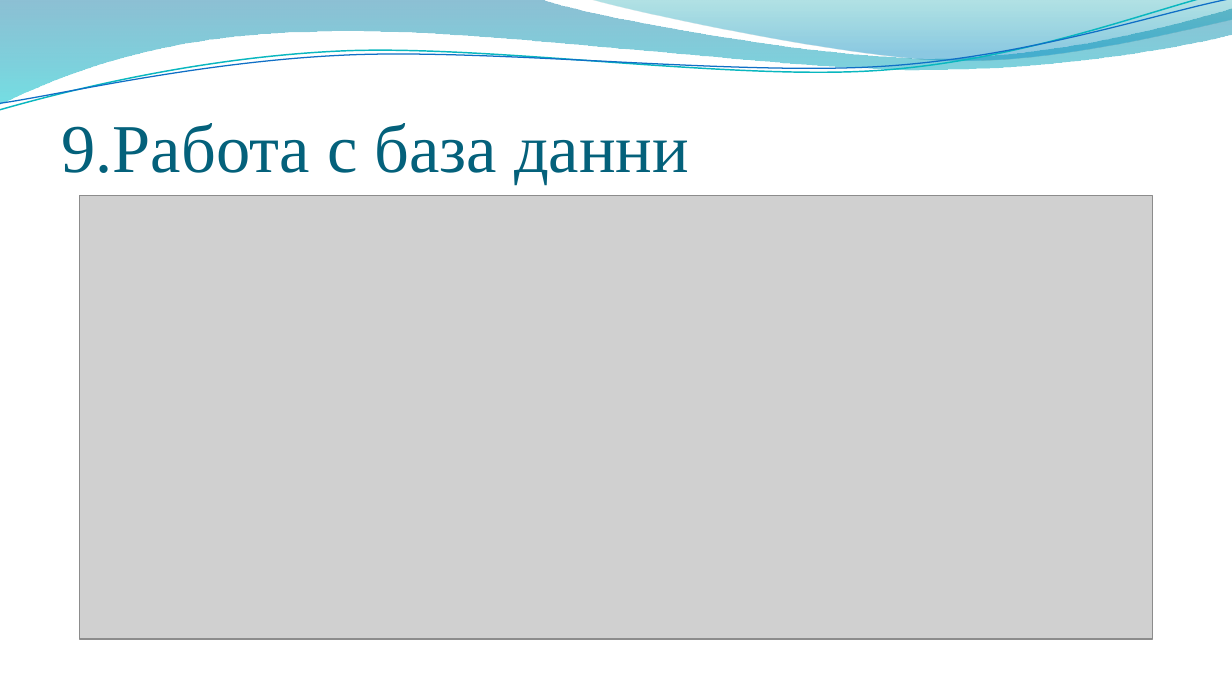
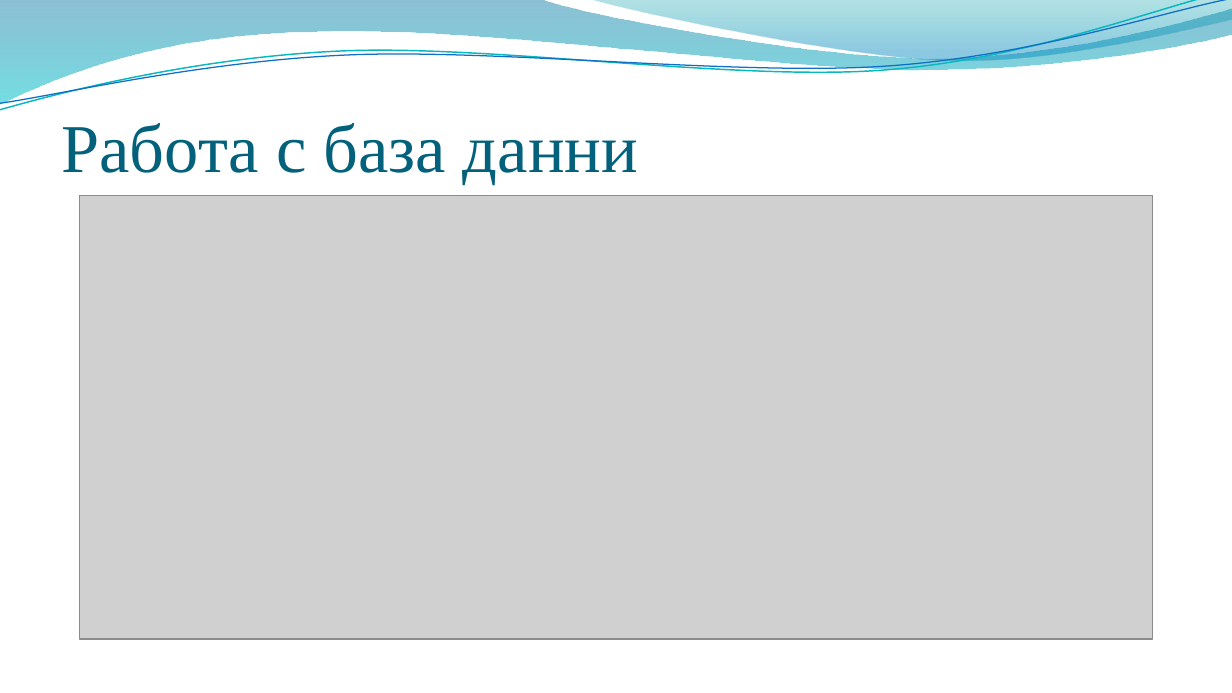
Before and after one commit to pgee-dzi2024/Theme_2507, a slide deck: slide 9 of dr/Защита.pptx. Drawn at 1232x693 pixels with LibreOffice and Linux fonts; fonts in the diff are those of the drawing; grey boxes stand for pictures; background and template pictures are left out. Boxes give left, top, right and bottom in pixels: in the first picture for what was removed or moved away, otherwise in the second. Text is boxed around its words. In the diff, an @@ line names an element or a change of style, - is before the commit and + after.

```diff
--- a/dr/Защита.pptx
+++ b/dr/Защита.pptx
@@ title at (62,123,638,186): text changed @@
-9.Работа с база данни
+Работа с база данни
```
Also in this commit, not shown: 7 other slides changed, 5 other files.
